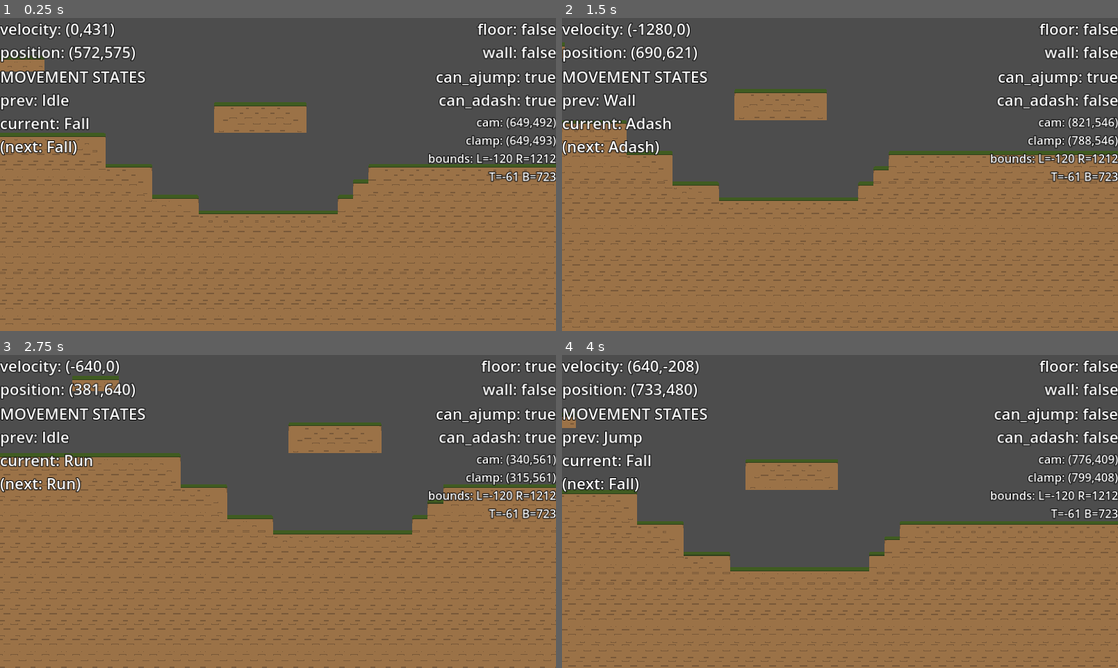
Above: before the commit, frames 1-4 (two rows, left to right).
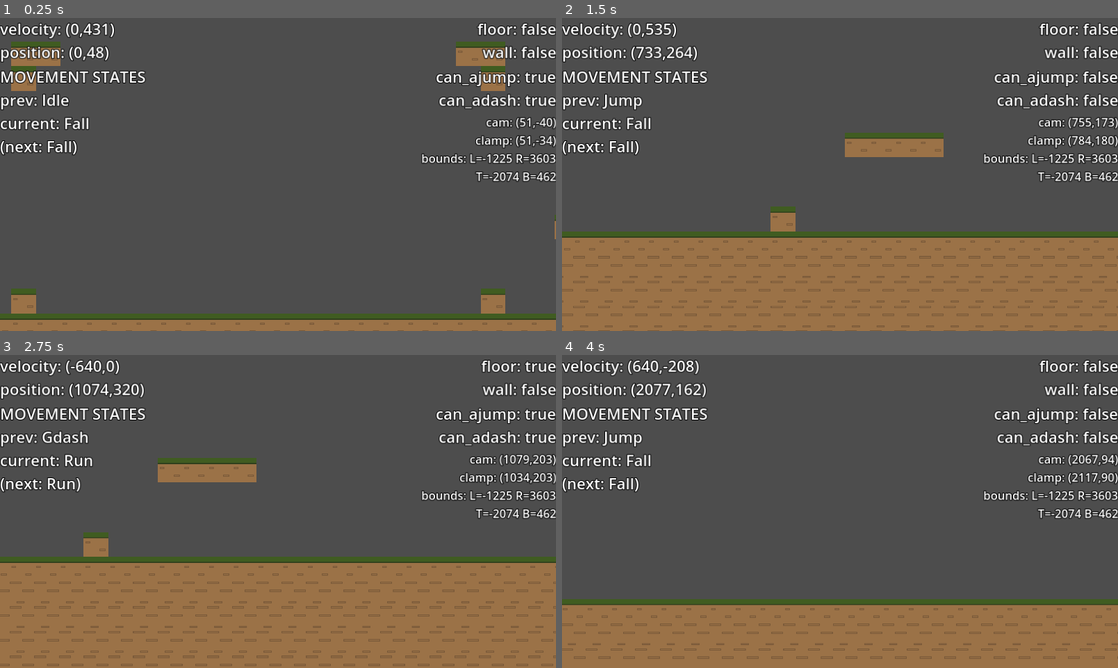
Above: after the commit, the same moments.

Repository: azylazide/untitled-hw-game-G4
Game: Godot game, scene res://src/levels/level_test.tscn
Two runs of this game, one before a commit and one after it. Both use one fixed random seed, a clock stepped at 60 frames per second and the inputs below. Before the commit the project starts from res://src/levels/world.tscn.
Inputs:
- Up to frame 1 (0.25 s): no input
- Up to frame 2 (1.5 s): tap Enter (ui_accept) at 0.5 s; hold X (dash) 0.53-1.28 s; hold D (right) from 0.53 s (still down); tap Space (jump) at 0.77 s; tap X (dash) at 1.35 s
- Up to frame 3 (2.75 s): tap Space (jump) at 1.52 s; release D (right) at 2.03 s; hold A (left) from 2.03 s (still down); hold X (dash) from 2.03 s (still down)
- Up to frame 4 (4 s): release A (left) at 2.78 s; release X (dash) at 2.78 s; hold D (right) from 2.78 s (still down); tap X (dash) at 2.85 s; tap Space (jump) at 3.02, 3.77 s; hold X (dash) from 3.53 s (still down)

The runs differ from the first frame. In frame 1, 51% of the frame differs, in the area x 0-100%, y 7-100%; in frame 2, 32%; in frame 3, 31%; in frame 4, 29%.

Commit message:
changed main scene testing zoom not working with bounds

Diff:
--- a/project.godot
+++ b/project.godot
@@ -11,7 +11,7 @@
 [application]
 
 config/name="Untitled Hw Game 4"
-run/main_scene="res://src/levels/world.tscn"
+run/main_scene="res://src/levels/level_test.tscn"
 config/features=PackedStringArray("4.0", "GL Compatibility")
 config/icon="res://icon.svg"
 
--- a/src/actors/player.tscn
+++ b/src/actors/player.tscn
@@ -92,6 +92,7 @@
 one_shot = true
 
 [node name="Camera2D" type="Camera2D" parent="."]
+visible = false
 enabled = false
 zoom = Vector2(0.5, 0.5)
 
--- a/src/levels/level_test.tscn
+++ b/src/levels/level_test.tscn
@@ -7,7 +7,7 @@
 [ext_resource type="Script" path="res://src/camera_bound_box.gd" id="4_yupxf"]
 
 [sub_resource type="RectangleShape2D" id="RectangleShape2D_elsjk"]
-size = Vector2(4828, 1379)
+size = Vector2(4828, 2536)
 
 [sub_resource type="RectangleShape2D" id="RectangleShape2D_v3lsu"]
 size = Vector2(2015, 4287)
@@ -22,10 +22,12 @@
 [node name="TileMap" type="TileMap" parent="."]
 tile_set = ExtResource("2_ilwmr")
 format = 2
-layer_0/tile_data = PackedInt32Array(393197, 65536, 1, 39319 …(32616 unchanged characters)… , -1245074, 65536, 1, -1179538, 65536, 1)
+layer_0/tile_data = PackedInt32Array(393197, 65536, 1, 39319 …(32616 unchanged characters)… , -1245074, 65536, 1, -1179538, 65536, 1, 327670, 65536, 0, 262153, 65536, 0, -327690, 65536, 0, -393207, 65536, 0, -262154, 65536, 0, -327689, 65536, 0, -393208, 65536, 0, -327671, 65536, 0)
 metadata/_edit_lock_ = true
 
 [node name="Camera2D" type="Camera2D" parent="."]
+zoom = Vector2(0.8, 0.8)
+process_callback = 0
 script = ExtResource("2_8hah7")
 player_path = NodePath("../Player")
 
@@ -39,7 +41,7 @@
 script = ExtResource("4_yupxf")
 
 [node name="CollisionShape2D" type="CollisionShape2D" parent="CameraBoundaries/CameraBoundBox"]
-position = Vector2(1189, -227.5)
+position = Vector2(1189, -806)
 shape = SubResource("RectangleShape2D_elsjk")
 
 [node name="CameraBoundBox2" type="Area2D" parent="CameraBoundaries"]
